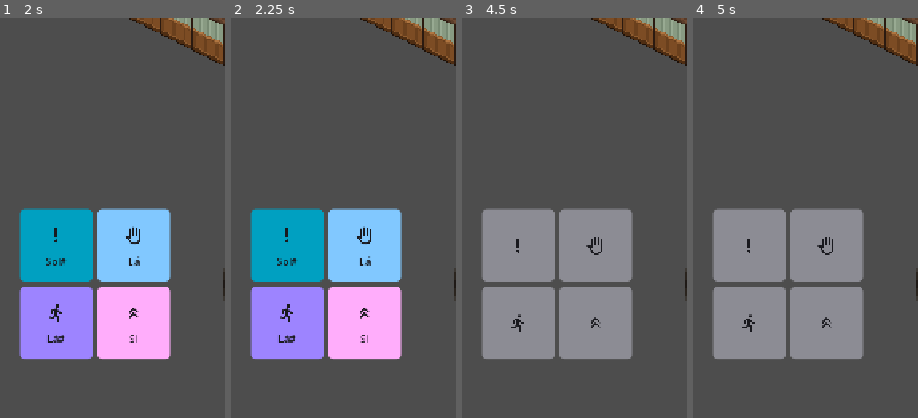
Above: before the commit, frames 1-4 (left to right).
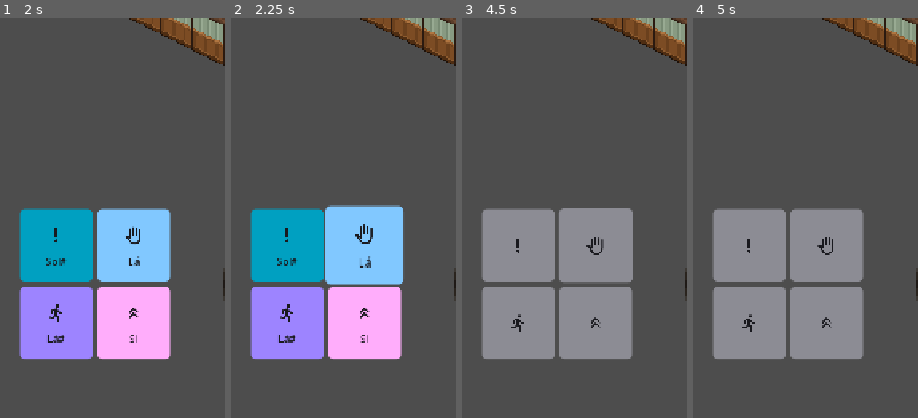
Above: after the commit, the same moments.

Repository: JDaniloC/BlindTuner
Game: Godot game, scene res://scenes/MainMenu.tscn
The game is run twice, just before and just after one commit, with the same random seed, the same clock (stepped at 60 frames per second) and the same inputs.
Inputs (mouse positions are % of the whole screen's width and height, from its top left):
- Up to frame 1 (2 s): click "Continuar Jornada" at 0.5 s; click (12, 78) at 1.27 s
- Up to frame 2 (2.25 s): click (30, 78) at 2.02 s
- Up to frame 3 (4.5 s): click (12, 88) at 2.77 s; click (30, 88) at 3.52 s; click "Pistas nos controles" at 4.25 s
- Up to frame 4 (5 s): no input
The pictures show only the part of the screen within x 0-50%, y 50-100%; the shares and areas given below are measured in that part.

Frame 1 is identical in both runs. In frame 2, 1.3% of the frame differs, in the area x 41-77%, y 46-67%; in frame 3, 0.4%; in frame 4, nothing differs.

Commit message:
feat(hud): implement feedback gap fixes for active actions, portrait priority and audio cues

Diff:
--- a/godot/scripts/Character.gd
+++ b/godot/scripts/Character.gd
@@ -315,18 +315,33 @@
 	action_performed.emit("pegar", grid_position, _last_direction)
 
 func _do_correr() -> void:
+	if _run_next:
+		_run_next = false
+		_play_animation("idle", _last_direction)
+		armed_state_changed.emit(_run_next, _jump_next)
+		AccessibleAnnouncer.announce("cancel", "Corrida desarmada.")
+		return
 	# Arma correr: anim 'run' loopa no lugar até consumo. Próximo handle_note vira _try_run.
 	_run_next = true
 	_play_animation("run", _last_direction)
 	armed_state_changed.emit(_run_next, _jump_next)
+	AccessibleAnnouncer.announce("confirm", "Corrida armada.")
 
 func _do_pular() -> void:
+	if _jump_next:
+		_jump_next = false
+		_set_jump_loop(false)
+		_play_animation("idle", _last_direction)
+		armed_state_changed.emit(_run_next, _jump_next)
+		AccessibleAnnouncer.announce("cancel", "Salto desarmado.")
+		return
 	# Arma pular: jump anim LOOPA enquanto armado (vira "saltando no lugar").
 	# Loop é desligado em handle_note ao consumir, ou em _enter_trip.
 	_jump_next = true
 	_set_jump_loop(true)
 	_play_animation("jump", _last_direction)
 	armed_state_changed.emit(_run_next, _jump_next)
+	AccessibleAnnouncer.announce("confirm", "Salto armado.")
 
 func _return_to_idle_if_static() -> void:
 	if not is_instance_valid(self):
--- a/godot/scripts/CharacterPortrait.gd
+++ b/godot/scripts/CharacterPortrait.gd
@@ -28,6 +28,7 @@
 
 var _reaction_timer_id: int = 0
 var _shake_tween: Tween
+var _happy_priority_until_ms: int = 0
 
 @onready var _texture_rect: TextureRect = $Margin/TextureRect
 
@@ -42,6 +43,10 @@
 
 ## Dispara uma reação transitória que retorna ao estado persistente após duration segundos.
 func trigger_reaction(state: State, duration: float = 0.8) -> void:
+	var now := Time.get_ticks_msec()
+	# Prioridade: não corta o sorriso de alívio imediatamente se um novo CALL chegar logo em seguida
+	if now < _happy_priority_until_ms and state == State.LISTENING:
+		return
 	_apply_state(state)
 	_reaction_timer_id += 1
 	var current_id := _reaction_timer_id
@@ -59,14 +64,18 @@
 func on_wall_bump() -> void:
 	trigger_reaction(State.BUMP, 0.9)
 	_shudder()
+	AccessibleAnnouncer.play_earcon("boundary")
 
 ## Reação de erro na nota ou dúvida.
 func on_note_miss() -> void:
 	trigger_reaction(State.CONFUSED, 1.0)
+	AccessibleAnnouncer.play_earcon("error")
 
 ## Reação de acerto na nota.
 func on_note_hit() -> void:
+	_happy_priority_until_ms = Time.get_ticks_msec() + 450
 	trigger_reaction(State.HAPPY, 0.8)
+	AccessibleAnnouncer.play_earcon("confirm")
 
 ## Reação de conclusão da sequência.
 func on_victory() -> void:
--- a/godot/scripts/SpecialActionPanel.gd
+++ b/godot/scripts/SpecialActionPanel.gd
@@ -42,6 +42,7 @@
 # Paralelo a _buttons; true quando o flag correspondente está armado no Character.
 # Atualizado por on_armed_state_changed (conectado pelo Playground).
 var _armed: Array[bool] = [false, false, false, false]
+var _active_tweens: Array = [null, null, null, null]
 
 func _ready() -> void:
 	var grid := GridContainer.new()
@@ -52,6 +53,7 @@
 	for note_key in ACTION_NOTES:
 		var btn := Button.new()
 		btn.custom_minimum_size = BUTTON_SIZE
+		btn.pivot_offset = BUTTON_SIZE * 0.5
 		btn.pressed.connect(_emit_note.bind(note_key))
 		grid.add_child(btn)
 		# Glifo e nome vivem numa VBox que os trata como UM grupo: ela centra o
@@ -93,6 +95,21 @@
 
 func _emit_note(note_key: String) -> void:
 	note_triggered.emit(note_key)
+	var idx := ACTION_NOTES.find(note_key)
+	if idx == 0 or idx == 1:
+		_pulse_action_button(idx, 2.5)
+
+func _pulse_action_button(idx: int, duration: float) -> void:
+	if idx < 0 or idx >= _buttons.size():
+		return
+	var btn := _buttons[idx]
+	if _active_tweens[idx] != null and _active_tweens[idx].is_valid():
+		_active_tweens[idx].kill()
+	var tw := create_tween()
+	_active_tweens[idx] = tw
+	tw.tween_property(btn, "scale", Vector2(1.08, 1.08), 0.15).set_trans(Tween.TRANS_BACK).set_ease(Tween.EASE_OUT)
+	tw.tween_interval(duration - 0.45)
+	tw.tween_property(btn, "scale", Vector2(1.0, 1.0), 0.3).set_trans(Tween.TRANS_SINE)
 
 func _on_scheme_changed(_id: String) -> void:
 	_apply_cue()
--- a/godot/tests/test_character.gd
+++ b/godot/tests/test_character.gd
@@ -443,3 +443,21 @@
 	c.handle_note("C4")
 	var after := c.get_child_count()
 	assert_eq(after - before, c.DUST_PUFF_COUNT, "combo spawna dust no segmento de run")
+
+func test_correr_toggle_disarms():
+	var c = _make_character()
+	c.handle_action("As4")
+	assert_true(c._run_next, "1º toque em Correr arma a ação")
+	watch_signals(c)
+	c.handle_action("As4")
+	assert_false(c._run_next, "2º toque em Correr desarma a ação")
+	assert_signal_emitted_with_parameters(c, "armed_state_changed", [false, false])
+
+func test_pular_toggle_disarms():
+	var c = _make_character()
+	c.handle_action("B4")
+	assert_true(c._jump_next, "1º toque em Pular arma a ação")
+	watch_signals(c)
+	c.handle_action("B4")
+	assert_false(c._jump_next, "2º toque em Pular desarma a ação")
+	assert_signal_emitted_with_parameters(c, "armed_state_changed", [false, false])
--- a/godot/tests/test_character_portrait.gd
+++ b/godot/tests/test_character_portrait.gd
@@ -56,3 +56,10 @@
 	_portrait.reset()
 	assert_eq(_portrait.current_state, CharacterPortraitScript.State.IDLE)
 	assert_eq(_portrait.persistent_state, CharacterPortraitScript.State.IDLE)
+
+func test_on_note_hit_protects_happy_against_immediate_listening() -> void:
+	_portrait.on_note_hit()
+	assert_eq(_portrait.current_state, CharacterPortraitScript.State.HAPPY)
+	# Um novo CALL que chegue imediatamente (< 450ms) não deve cortar o sorriso de acerto
+	_portrait.trigger_reaction(CharacterPortraitScript.State.LISTENING, 0.8)
+	assert_eq(_portrait.current_state, CharacterPortraitScript.State.HAPPY, "o alívio/sorriso deve ser protegido")
